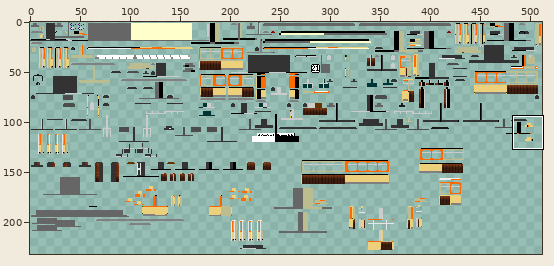
One commit to this sprite sheet: src/main/resources/assets/tc/textures/trains/Duewag_GT6ER_Grey.png. Above, an overview of the earlier version with the close-up marked.
Close-up. Before:
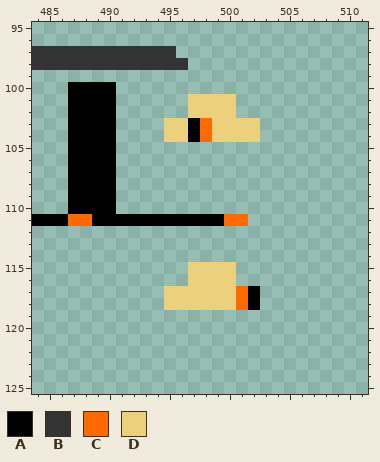
The file is 512x256 pixels. Colours within 5 levels of each other are drawn and written as one. Shown: x 484..511, y 95..125. The wide view leaves out empty margins.
Palette (. is transparent): A #000000  B #333333  C #ff6a00  D #edd07b
Pixels before, first column x 484:
 97 BBBBBBBBBBBB.......
 98 BBBBBBBBBBBBB......
 99 ...................
100 ...AAAA............
101 ...AAAA......DDDD..
102 ...AAAA......DDDD..
103 ...AAAA....DDACDDDD
104 ...AAAA....DDACDDDD
105 ...AAAA............
106 ...AAAA............
107 ...AAAA............
108 ...AAAA............
109 ...AAAA............
110 ...AAAA............
111 AAACCAAAAAAAAAAACC.
112 ...................
113 ...................
114 ...................
115 .............DDDD..
116 .............DDDD..
117 ...........DDDDDDCA
118 ...........DDDDDDCA
New version:
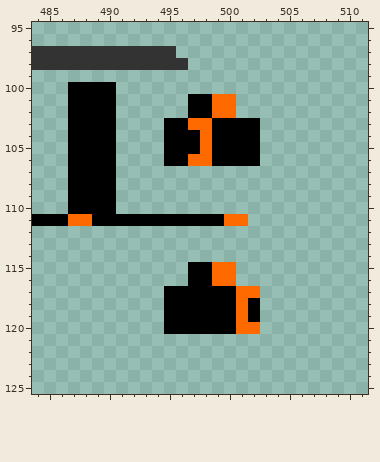
What changed:
Changed rows in their new state; - is an unchanged pixel.
first column x 495:
101 --AACC--
102 --AACC--
103 AAC-AAAA
104 AA--AAAA
105 AAACAAAA
106 AACCAAAA
first column x 495:
115 --AACC--
116 --AACC--
117 AAAAAA-C
118 AAAAAA--
119 AAAAAACA
120 AAAAAACC
